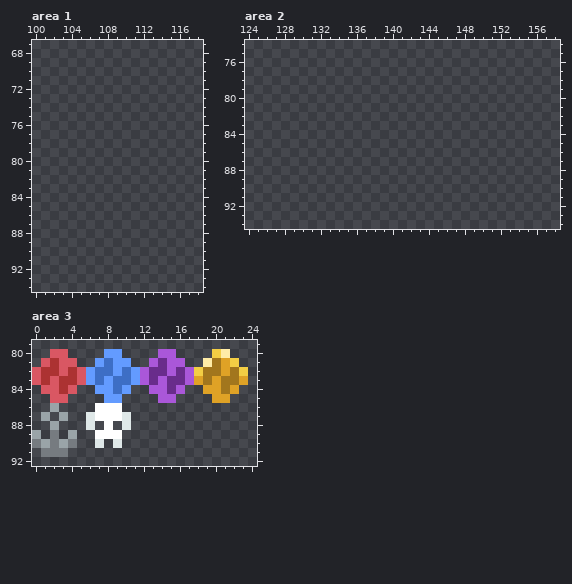
Pixel-art file, stored at src/assets/sprites.aseprite. Above, as it was before the edit.
600x600 pixels, 1 frame. Shown: area 1: x 100..118, y 67..94; area 2: x 124..158, y 74..94; area 3: x 0..24, y 79..92. The commit also changed other parts of the picture, which this record leaves out.
The same view after the edit:
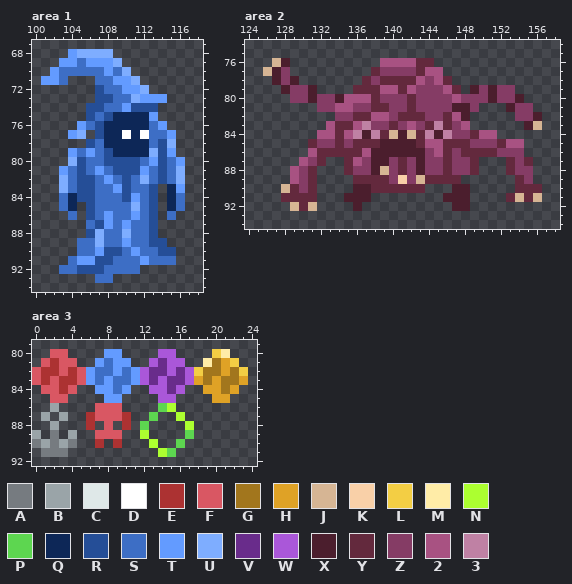
Palette (. is transparent): A #767b80  B #9aa4a8  C #dfe8e8  D #ffffff  E #ac3232  F #d95763  G #a2761d  H #dfa226  J #d6b594  K #f9d0a8  L #f3ce44  M #ffeca7  N #acff30  P #5dd650  Q #0d2757  R #254e97  S #3d6ec5  T #639bff  U #7eadff  V #692c8b  W #aa57d9  X #4b1e2d  Y #63293d  Z #853c65  2 #a85282  3 #bf81a4
Changes in this commit:
Changed rows in their new state; - is an unchanged pixel.
Area 1, layer "Layer 1":
first column x 101:
68 ---TUUUU--------
69 --TTSTTTU-------
70 -TSSSSSTSU------
71 TTS---SSTTU-----
72 ------RSSTTU----
73 ------RRSSUTTT--
74 -----RRSSTRRR---
75 -----RSRQQQQT---
76 ----TSRQQQQQST--
77 ---TU-RQQDQDSST-
78 -----RSQQQQQSRU-
79 ---TSTSRQQQQURT-
80 ---URSSRRRRSTRST
81 --TSRSTSRRRTSRSU
82 --USRRSTSRSUSRSU
83 --USRRSSTRSSR-QT
84 --SQRRSSSRTSR-QS
85 --SQ-RSSSSUSR-QS
86 ---S-RSTSSTSR-S-
87 -----SRTSTSSR---
88 -----RUSSUSSR---
89 ----SSUSSTSSRR--
90 ----SSTRRSTSSRR-
91 ---STTRRSSSTSSS-
92 --SSRRRSSSS-----
93 ------SS--------
Area 2, layer "Layer 1":
first column x 126:
76 -JX----------2222YY------------
77 JXZ---------YZZZZY22-----------
78 -XZX-------YZYYYY2Z2Y----------
79 --XZZX----YYY22Y2ZZZ2Y-XZXZZ---
80 ---ZZXZZX222YZZZYZZZZ2ZZZXZZX--
81 ------ZZ22ZZYYZZYZZZZXXZ---XZZ-
82 --------ZZYY22ZYYYZZY2X-----ZZX
83 -------2YY23ZZYZ2ZY3YZ2------XJ
84 ------22Y23X3YJXJY3X3ZZY22-----
85 -----YZZYZYYYXXXXY22YYYZZZY22--
86 -----2YYYYY2XXXXXXZ2YZYYYYZZZ--
87 ----2ZY--Y2ZXXZYZXZZYZZY---YZY-
88 ---2ZY---YZZXJZYZXZZYZZY---YZZ-
89 ---2ZY----YYYYZKZJYYYY------YZ-
90 --JYZY----XXYYYYYY---XX-----YYY
91 --YYYY---XXX--------XXX----YJYJ
92 ---JYJ----X----------XX--------
Area 3, layer "Layer 1":
first column x 6:
86 -FFF----PN--
87 EFFFE--P--N-
88 E-F-E-P----N
89 -FFF--N----P
90 -E-E---N--P-
91 --------NP--
Boxes around the changes in both pictures, in picture pixels (x1, y1, x2, y2):
added: (41, 49, 185, 283)
added: (263, 58, 542, 211)
changed: (86, 403, 194, 457)
